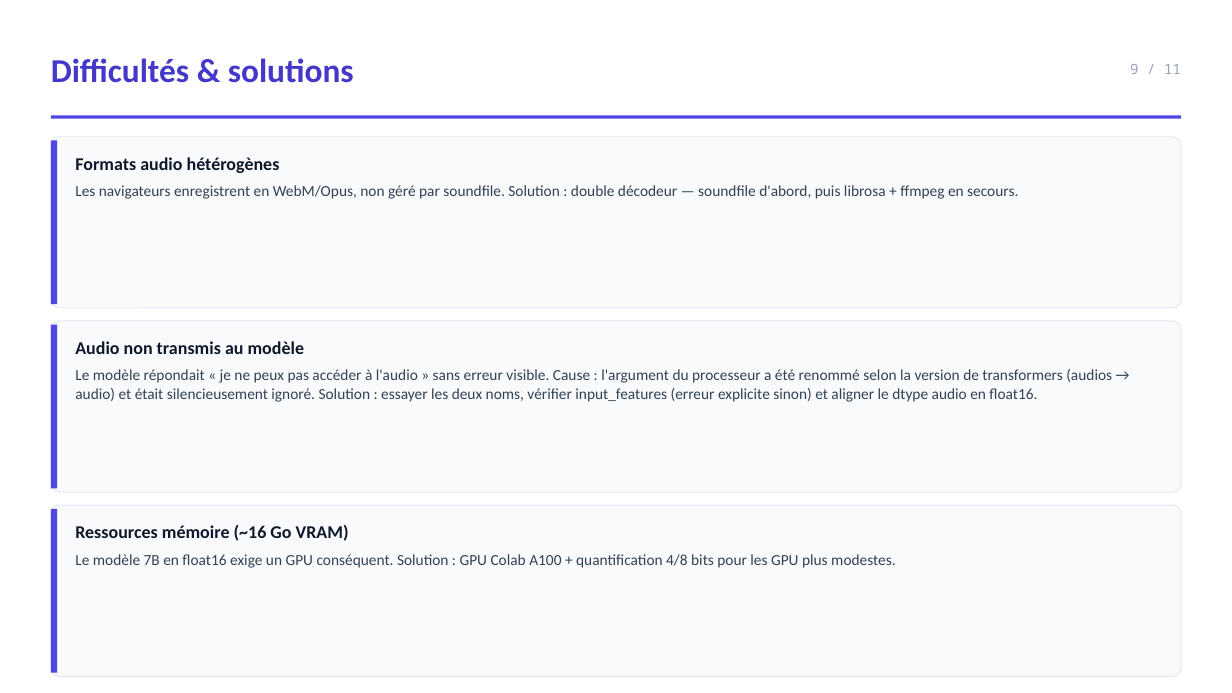
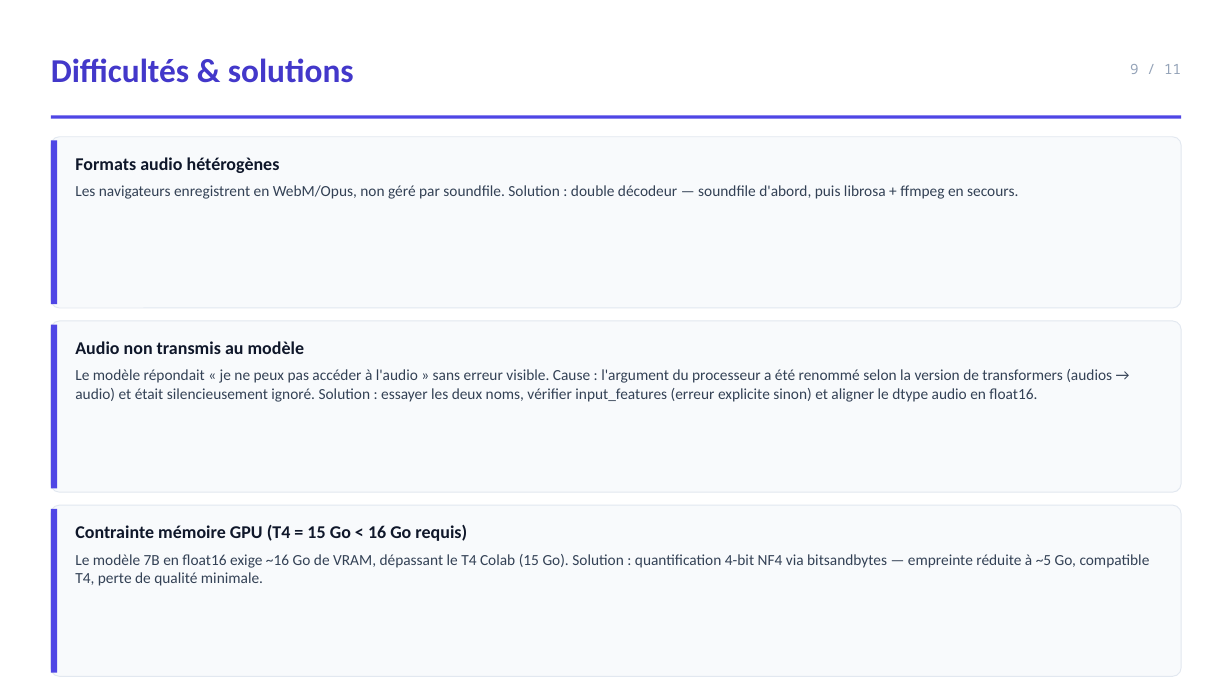
Before and after one commit to mouadelhaddad/Tasnim, a slide deck: slide 9 of presentation/presentation.pptx. Drawn at 1232x693 pixels with LibreOffice and Linux fonts; fonts in the diff are those of the drawing. Boxes give left, top, right and bottom in pixels: in the first picture for what was removed or moved away, otherwise in the second. Text is boxed around its words. In the diff, an @@ line names an element or a change of style, - is before the commit and + after.

```diff
--- a/presentation/presentation.pptx
+++ b/presentation/presentation.pptx
@@ text at [75,525,1150,586]: text changed @@
-Ressources mémoire (~16 Go VRAM)
-Le modèle 7B en float16 exige un GPU conséquent. Solution : GPU Colab A100 + quantification 4/8 bits pour les GPU plus modestes.
+Contrainte mémoire GPU (T4 = 15 Go < 16 Go requis)
+Le modèle 7B en float16 exige ~16 Go de VRAM, dépassant le T4 Colab (15 Go). Solution : quantification 4-bit NF4 via bitsandbytes — empreinte réduite à ~5 Go, compatible T4, perte de qualité minimale.
```
Also in this commit, not shown: 1 slide added, 1 slide removed, 4 other files.
